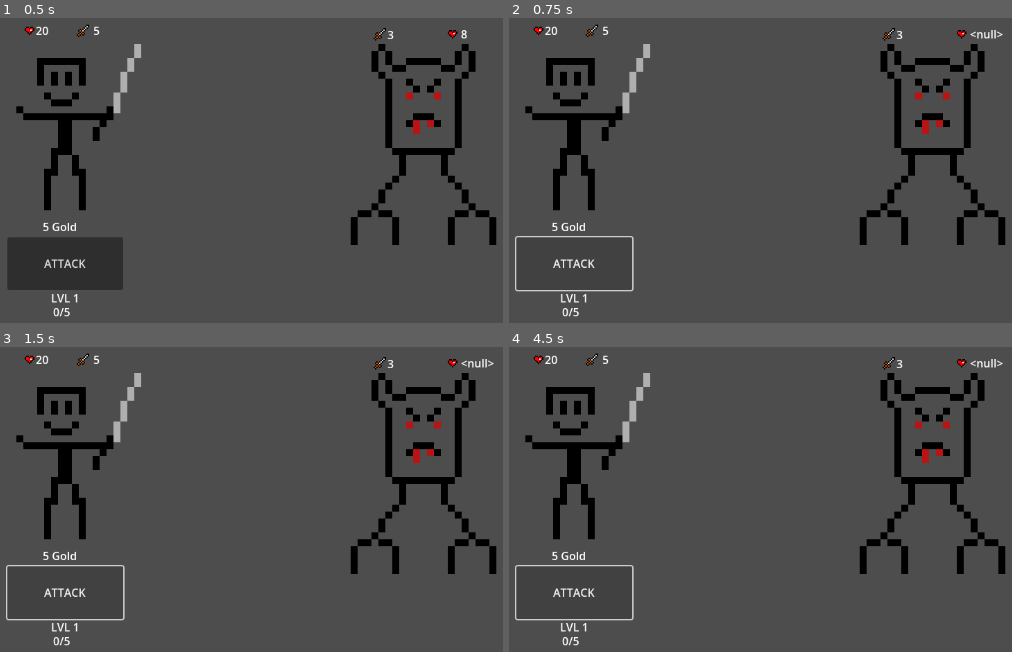
Above: before the commit, frames 1-4 (two rows, left to right).
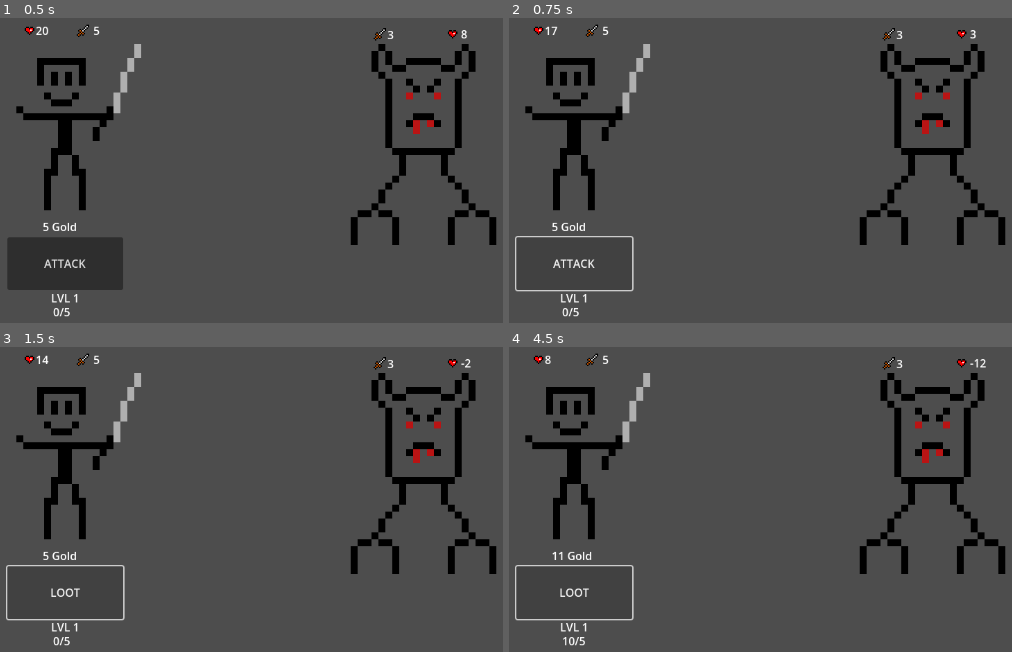
Above: after the commit, the same moments.

Repository: davidercool/GDSystemsDesign
Game: Godot game, scene res://Scenes/levellabel.tscn
Same seed, same stepped clock (60 frames per second), same inputs: the game is played once before the commit and once after it.
Inputs:
- Up to frame 1 (0.5 s): no input
- Up to frame 2 (0.75 s): click "ATTACK" at 0.5 s
- Up to frame 3 (1.5 s): click "ATTACK" at 1.25 s
- Up to frame 4 (4.5 s): click "ATTACK" (after the commit: "LOOT") at 2 s; click "ATTACK" at 2.75 s; click "ATTACK" (after the commit: "LOOT") at 3.5 s; tap Enter at 4.25 s

Frame 1 is identical in both runs. In frame 2, 0.1% of the frame differs, in the area x 7-99%, y 2-7%; in frame 3, 0.3%; in frame 4, 0.5%, in the area x 7-99%, y 2-99%.
Error before the commit: Invalid operands 'Nil' and 'int' in operator '-'. (res://Scripts/enemy.gd:26)

Commit message:
fix

Diff:
--- a/GDSystemDesign/Scripts/enemy.gd
+++ b/GDSystemDesign/Scripts/enemy.gd
@@ -3,8 +3,8 @@
 signal dead(xp:int, gold:int)
 signal attack(enemyATK:int)
 
-var enemyHP
-var enemyDMG
+var enemyHP = 8
+var enemyDMG = 3
 var enemyXP = 5
 var enemyGP = 3
 var isDead = false
